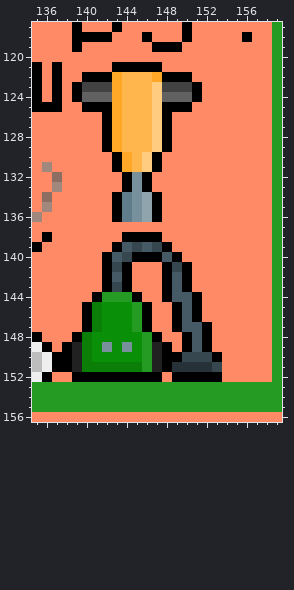
Edited in one commit: pixel-art file (Entwurf/Background.aseprite). This is how it looked before the edit.
288x160 pixels, 1 frame. Shown: x 135..159, y 117..156. The commit also changed other parts of the picture, which this record leaves out.
Once edited:
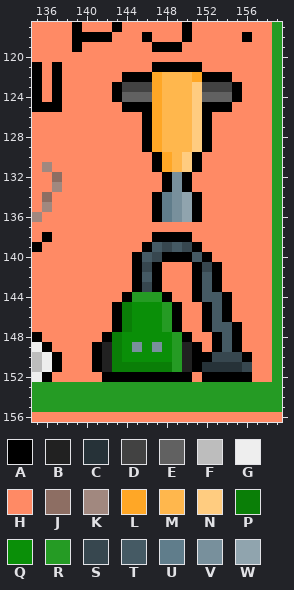
Palette (. is transparent): A #000000  B #212121  C #263238  D #424242  E #616161  F #bdbdbd  G #eeeeee  H #ff8a65  J #8d6e63  K #a1887f  L #ffa726  M #ffb74d  N #ffcc80  P #0a7e07  Q #0a8f08  R #259b24  S #37474f  T #455a64  U #607d8b  V #78909c  W #90a4ae
Diff:
Changed rows in their new state; - is an unchanged pixel.
Layer "Text":
first column x 138:
121 -----HHHH-AAAA-----
122 --HHHHAAA-MMMLAAA--
123 -HHHHADDDLMMMNDDDA-
124 -HHHHAEEELMMMNEEEA-
125 --HHHHAAALMMMNAAA--
126 ----HHHHALMMMNA----
127 ----HHHHALMMMNA----
128 ----HHHHALMMMNA----
129 ----HHHHALMMMNA----
130 -----HHHH-LMNA-----
131 -----HHHH-LMNA-----
132 ------HHH-AVA------
133 ------HHH-AVA------
134 -----HHHH-UVWA-----
135 -----HHHH-UVWA-----
136 -----HHHH-UVWA-----
138 ------HHH-AAA------
139 -----HHHATSTSA-----
140 ----HHH-TSA-ATA----
141 ----HHHASAHHHASA---
142 ----HHHATAHHHATA---
143 ----HHHASAHHHATA---
144 ---HHHARRR-HH-TTA--
145 --HHHAPQQQR-HHATA--
146 --HHHAPQQQR-HHATA--
147 --HHHAPQQQR-HH-TTA-
148 -HHHAP--QQQR-HHATA-
149 HHHABPQVQVQRBAHATA-
150 HHHABP--QQQRBAASSSA
151 HHHAB---PPPRBA-CCCS
152 -HHH------A--H--AAA
Where, in picture pixels (left, top, right, bottom), the same in both pictures:
changed: (62, 62, 252, 382)
